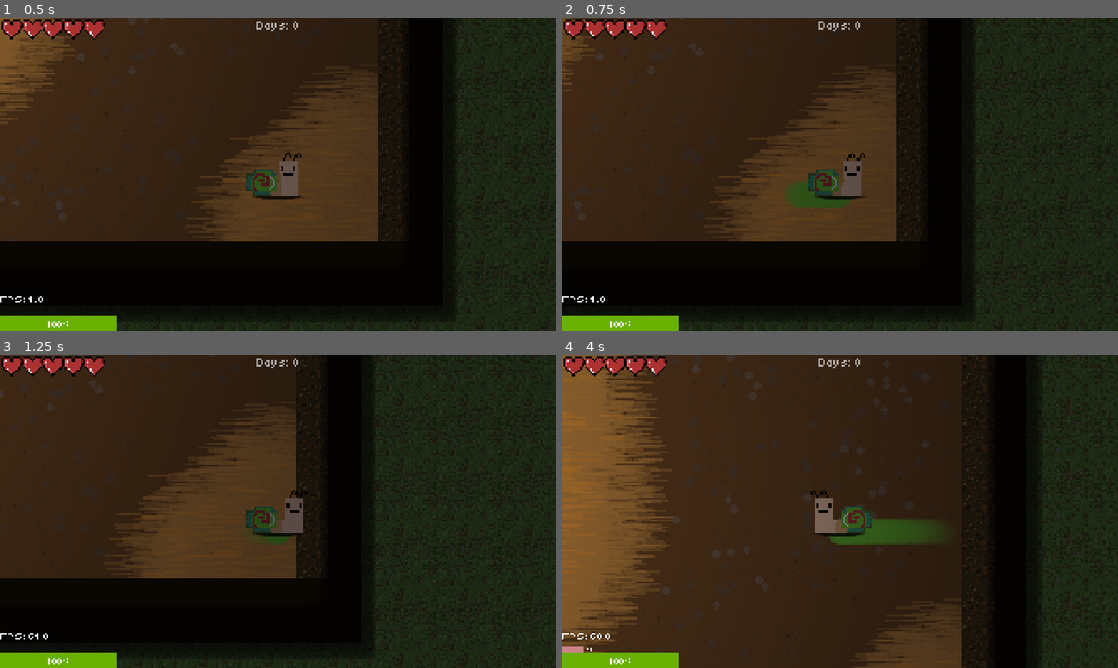
Above: before the commit, frames 1-4 (two rows, left to right).
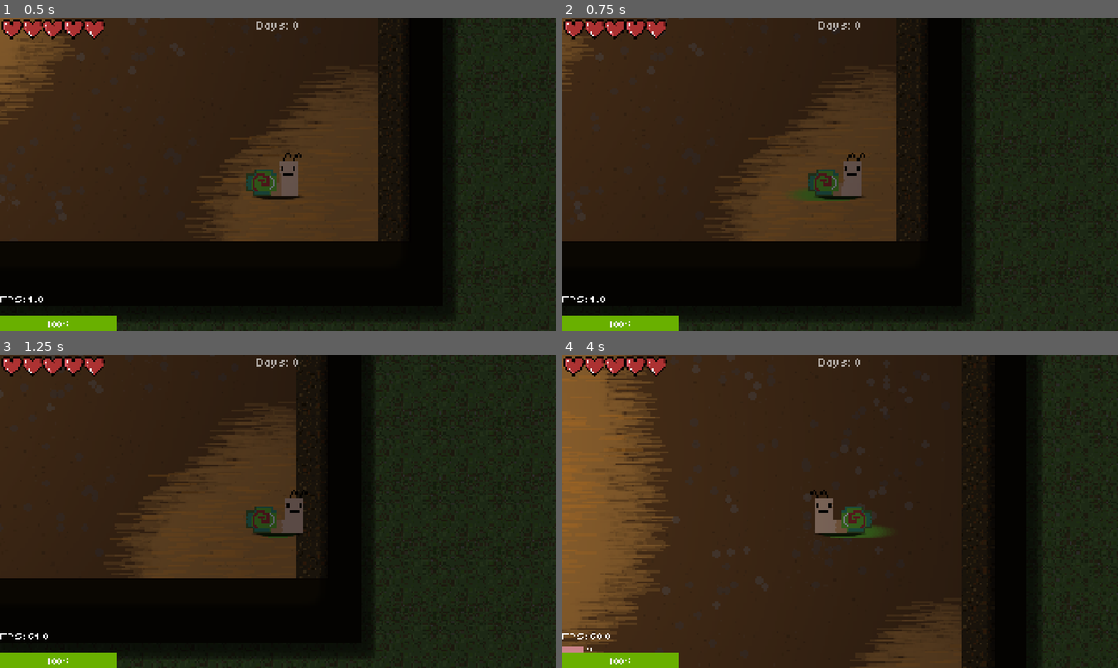
Above: after the commit, the same moments.

Repository: mark4pro/rogue-like
Game: Godot game, scene res://worldGen/testGen.tscn
The game is run twice, just before and just after one commit, with the same random seed, the same clock (stepped at 60 frames per second) and the same inputs. Sound files missing from this copy of the repository are replaced by a short silence.
Inputs (mouse positions are in pixels of both pictures, inside the frame that each line leads up to):
- Up to frame 1 (0.5 s): no input
- Up to frame 2 (0.75 s): tap Enter at 0.5 s; move the mouse to (962, 158) at 0.52 s; hold D (right) from 0.53 s (still down); tap F6 (free_cam) at 0.6 s; click (962, 158) at 0.67 s
- Up to frame 3 (1.25 s): keep holding D (right)
- Up to frame 4 (4 s): move the mouse to (728, 527) at 1.27 s; release D (right) at 1.28 s; hold S (down) 1.28-2.03 s; tap one key every 0.75 s from 1.35 s: E (interact) Ctrl (roll) Shift (sprint) F6 (free_cam); move the mouse to (895, 442) at 2.02 s; hold D (right) 2.03-2.78 s; move the mouse to (812, 574) at 2.77 s; hold W (up) 2.78-3.53 s; click (812, 574) at 2.92 s; move the mouse to (1006, 558) at 3.52 s; hold A (left) from 3.53 s (still down)

Frame 1 is identical in both runs. In frame 2, 0.3% of the frame differs, in the area x 40-53%, y 52-61%; in frame 3, less than 0.1%; in frame 4, 1.0%, in the area x 47-68%, y 52-61%.

Commit message:
slime trail

Diff:
--- a/Assets/prefabs/snail_slime.tscn
+++ b/Assets/prefabs/snail_slime.tscn
@@ -7,6 +7,6 @@
 modulate = Color(1, 1, 1, 0.39215687)
 top_level = true
 z_index = 1
-scale = Vector2(0.2, 0.2)
+scale = Vector2(0.3, 0.1)
 texture = ExtResource("1_a55lq")
 script = ExtResource("2_8s87p")
--- a/Script/player_controller.gd
+++ b/Script/player_controller.gd
@@ -222,9 +222,7 @@
 		if is_moving:
 			var trail : Sprite2D = snail_slime.instantiate()
 			Global.currentScene.add_child(trail)
-
 			trail.global_position = global_position + Vector2(0, 10)
-			trail.rotation = dir.angle()
 	else:
 		sprite.pause()
 		roll_cooldown.paused = true
@@ -241,7 +239,7 @@
 		var newWeapon : Node2D = Global.weapon.weaponScene.instantiate()
 		newWeapon.name = "weapon"
 		if "animPlayer" in newWeapon: newWeapon.animPlayer = $Weapon
-		if "playerSpritePivot" in newWeapon: newWeapon.playerSpritePivot = sprite.get_parent()
+		if "playerSpritePivot" in newWeapon: newWeapon.playerSpritePivot = rot_point
 		if "entity" in newWeapon: newWeapon.entity = self
 		if "weapon" in newWeapon: newWeapon.weapon = Global.weapon
 
--- a/snail_slime.gd
+++ b/snail_slime.gd
@@ -2,5 +2,5 @@
 
 func _ready():
 	var fade = create_tween()
-	fade.tween_property(self, "modulate:a", 0.0, 0.5)
+	fade.tween_property(self, "modulate:a", 0.0, 0.2)
 	fade.finished.connect(queue_free)
